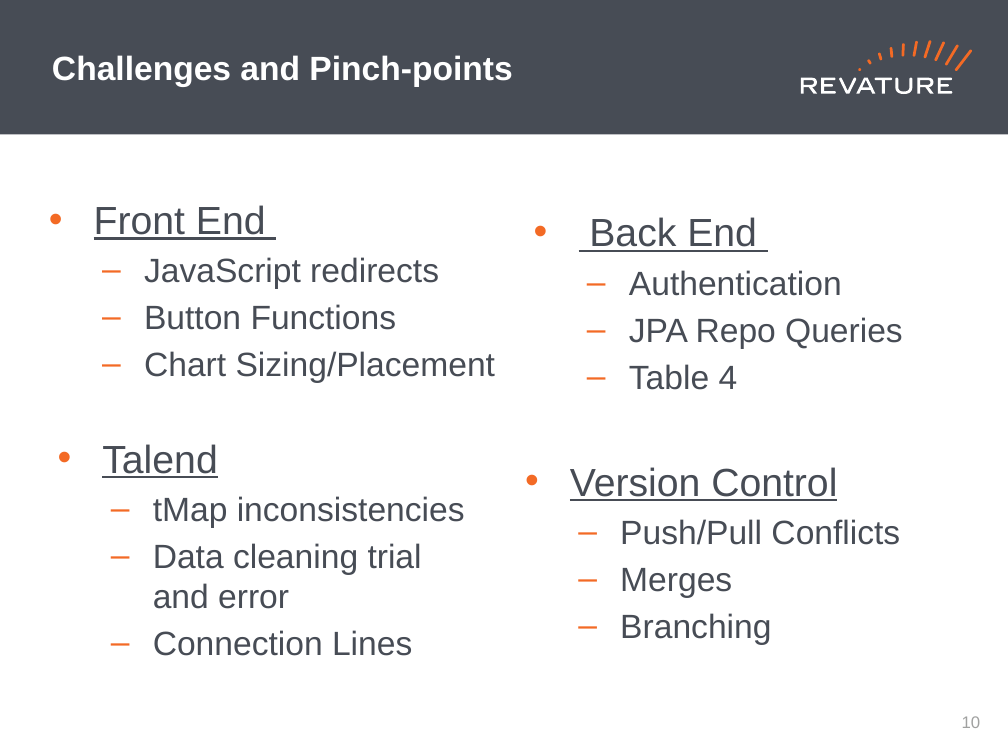
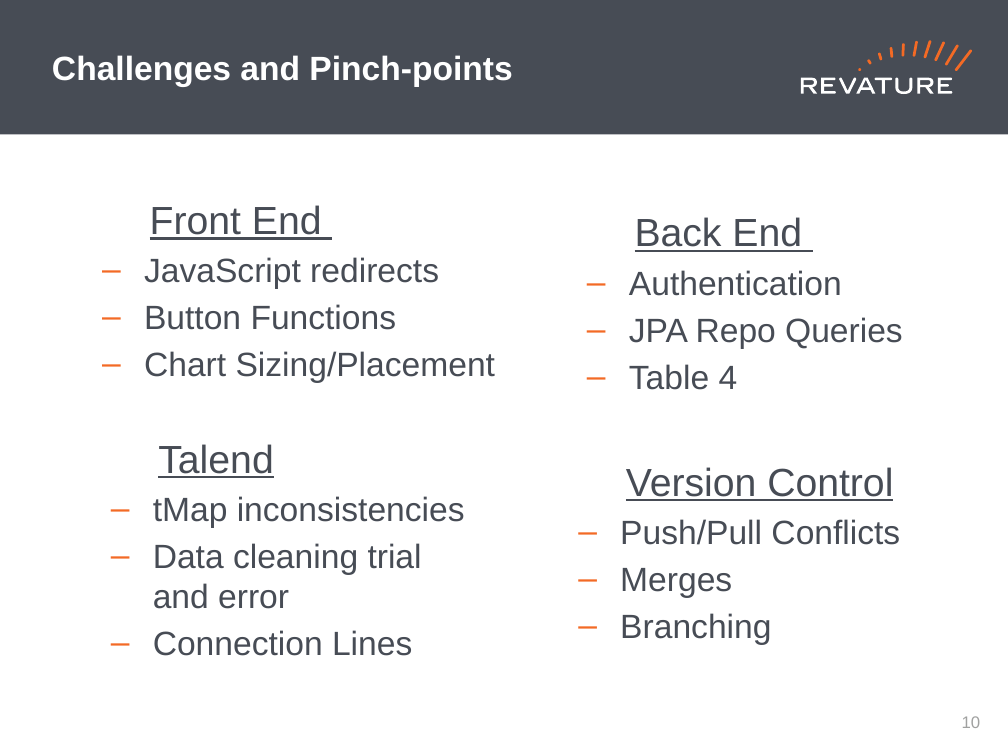
Before and after one commit to 220103-java-etl/Amplifire-404-Braincells, a slide deck: slide 11 of BraincellsP2_Presentation.pptx. Drawn at 1008x756 pixels with LibreOffice and Linux fonts; fonts in the diff are those of the drawing. Boxes give left, top, right and bottom in pixels: in the first picture for what was removed or moved away, otherwise in the second. Text is boxed around its words. In the diff, an @@ line names an element or a change of style, - is before the commit and + after.

```diff
--- a/BraincellsP2_Presentation.pptx
+++ b/BraincellsP2_Presentation.pptx
@@ text at (150,205,322,240): bullet • to none @@
@@ text at (635,217,802,252): bullet • to none @@
@@ text at (158,444,273,478): bullet • to none @@
@@ text at (626,467,893,501): bullet • to none @@
```
Also in this commit, not shown: 3 other slides changed.
